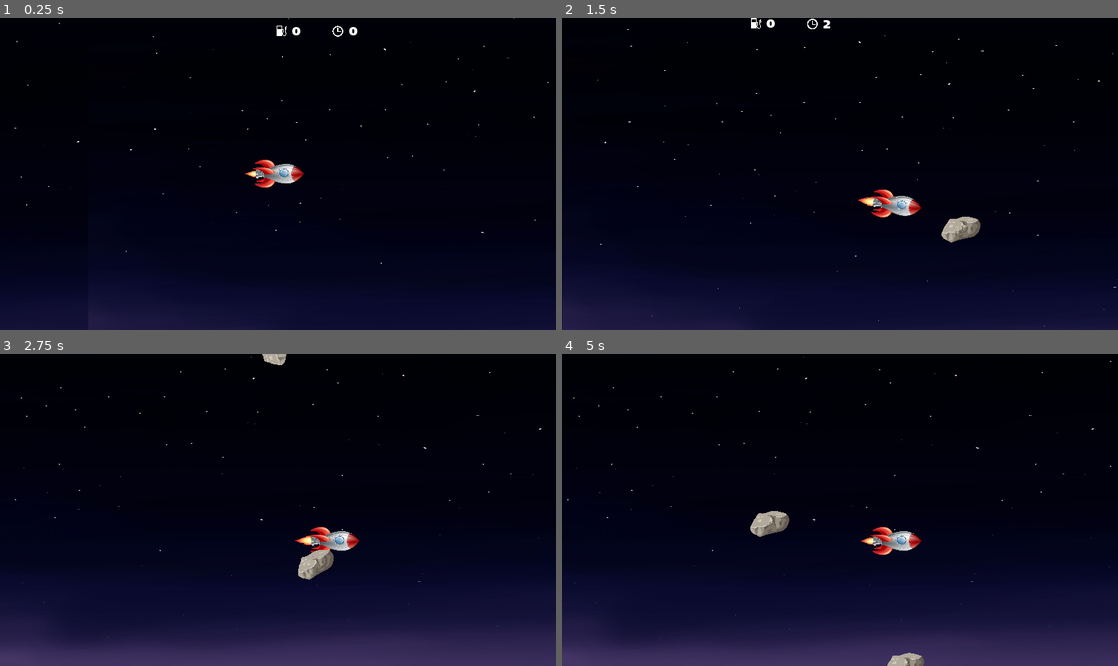
Above: before the commit, frames 1-4 (two rows, left to right).
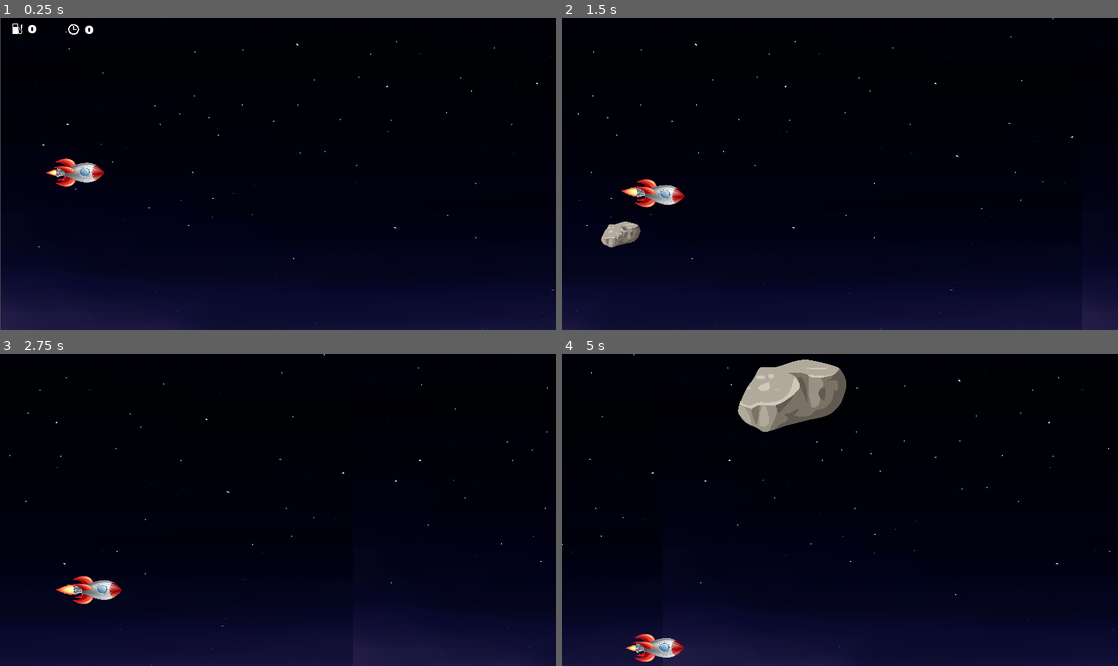
Above: after the commit, the same moments.

Repository: MuskalaMarcin/RocketZero
Game: Godot game, scene res://Main.tscn
Same seed, same stepped clock (60 frames per second), same inputs: the game is played once before the commit and once after it.
Inputs:
- Up to frame 1 (0.25 s): no input
- Up to frame 2 (1.5 s): hold Right (ui_right) 0.53-1.28 s; hold Down (ui_down) from 1.28 s (still down)
- Up to frame 3 (2.75 s): release Down (ui_down) at 2.03 s; hold Right (ui_right) from 2.03 s (still down)
- Up to frame 4 (5 s): release Right (ui_right) at 2.78 s; hold Up (ui_up) 2.78-3.53 s; hold Down (ui_down) from 3.53 s (still down)

The runs differ from the first frame. In frame 1, 1.6% of the frame differs, in the area x 0-100%, y 0-100%; in frame 2, 2.2%; in frame 3, 11%; in frame 4, 15%.

Commit message:
auto moving rocket§

Diff:
--- a/Main.tscn
+++ b/Main.tscn
@@ -6,7 +6,7 @@
 [ext_resource path="res://TimerScene.tscn" type="PackedScene" id=4]
 [ext_resource path="res://FuelGaugeScene.tscn" type="PackedScene" id=5]
 
-[node name="Node2D" type="Node2D"]
+[node name="Node2D" type="Node2D" index="0"]
 
 z_as_relative = false
 _sections_unfolded = [ "Audio Bus", "Collision", "Transform", "Visibility", "Z Index" ]
@@ -35,20 +35,20 @@
 
 [node name="BackgroundScene" parent="ParallaxBackground/ParallaxLayer" index="0" instance=ExtResource( 1 )]
 
-position = Vector2( 686.825, 389.026 )
+position = Vector2( 1121.14, 382.088 )
 scale = Vector2( 1.33198, 0.855498 )
 region_enabled = false
 _sections_unfolded = [ "Animation", "Offset", "Region", "Transform", "Z Index" ]
 
 [node name="RocketScene" parent="." index="1" instance=ExtResource( 2 )]
 
+position = Vector2( 101.809, 381.224 )
 z_as_relative = false
-_sections_unfolded = [ "Transform", "Z Index" ]
 
 [node name="RocksScene" parent="." index="2" instance=ExtResource( 3 )]
 
 [node name="TimerScene" parent="." index="3" instance=ExtResource( 4 )]
 
-position = Vector2( 13.6523, 0 )
+_sections_unfolded = [ "Transform" ]
 
 [node name="FuelGauge" parent="." index="4" instance=ExtResource( 5 )]
--- a/Rocket.gd
+++ b/Rocket.gd
@@ -1,9 +1,9 @@
 extends KinematicBody2D
 
-const SPEED = 250
-const ROT = 0.6
-const MAX_ROT = 0.4
-const MAX_Y = 100
+const SPEED = 200
+const ROT = 0.4
+const MAX_ROT = 0.35
+const MAX_Y = 180
 
 signal fuel_update
 
@@ -25,6 +25,7 @@
 
 func _physics_process(delta):
 	var direction = Vector2()
+	direction.x += SPEED
 	var flameBig = get_child(1)
 	var flameSmall = get_child(2)
 	var screensize = get_viewport_rect().size
@@ -50,9 +51,11 @@
 	if Input.is_action_just_released("ui_down") or Input.is_action_just_released("ui_up"):
 		hideBigFlame()
 		self.rotation = 0
+	if Input.is_action_just_released("ui_right"):
+		hideBigFlame()
 	if Input.is_action_pressed("ui_right"):
-			showBigFlame()
-			direction.x += SPEED
+		showBigFlame()
+		direction.x += SPEED * 2
 
 	set_position(self.position + direction.normalized() * SPEED * delta)
 
--- a/RocketScene.tscn
+++ b/RocketScene.tscn
@@ -31,7 +31,7 @@
 flags = 7
 size = Vector2( 0, 0 )
 
-[node name="Node2D" type="Node2D" index="0"]
+[node name="Node2D" type="Node2D"]
 
 position = Vector2( 35.738, 379.312 )
 scale = Vector2( 1.87463, 1.88916 )
@@ -61,6 +61,7 @@
 scale = Vector2( 0.113777, 0.113777 )
 frames = SubResource( 2 )
 animation = "default"
+frame = 1
 playing = true
 _sections_unfolded = [ "Visibility" ]
 
@@ -70,6 +71,7 @@
 scale = Vector2( 0.0784136, 0.0784136 )
 frames = SubResource( 2 )
 animation = "default"
+frame = 1
 playing = true
 _sections_unfolded = [ "Visibility" ]
 
@@ -83,14 +85,15 @@
 
 [node name="Camera2D" type="Camera2D" parent="Rocket" index="4"]
 
+position = Vector2( 304.702, 1.57256 )
 anchor_mode = 1
 rotating = false
 current = true
 zoom = Vector2( 1, 1 )
 limit_left = -10000000
-limit_top = -10000000
+limit_top = 0
 limit_right = 10000000
-limit_bottom = 10000000
+limit_bottom = 0
 limit_smoothed = false
 drag_margin_h_enabled = true
 drag_margin_v_enabled = true
@@ -105,6 +108,7 @@
 editor_draw_screen = true
 editor_draw_limits = false
 editor_draw_drag_margin = false
+_sections_unfolded = [ "Limit" ]
 
 [node name="Area2D" type="Area2D" parent="Rocket" index="5"]
 
